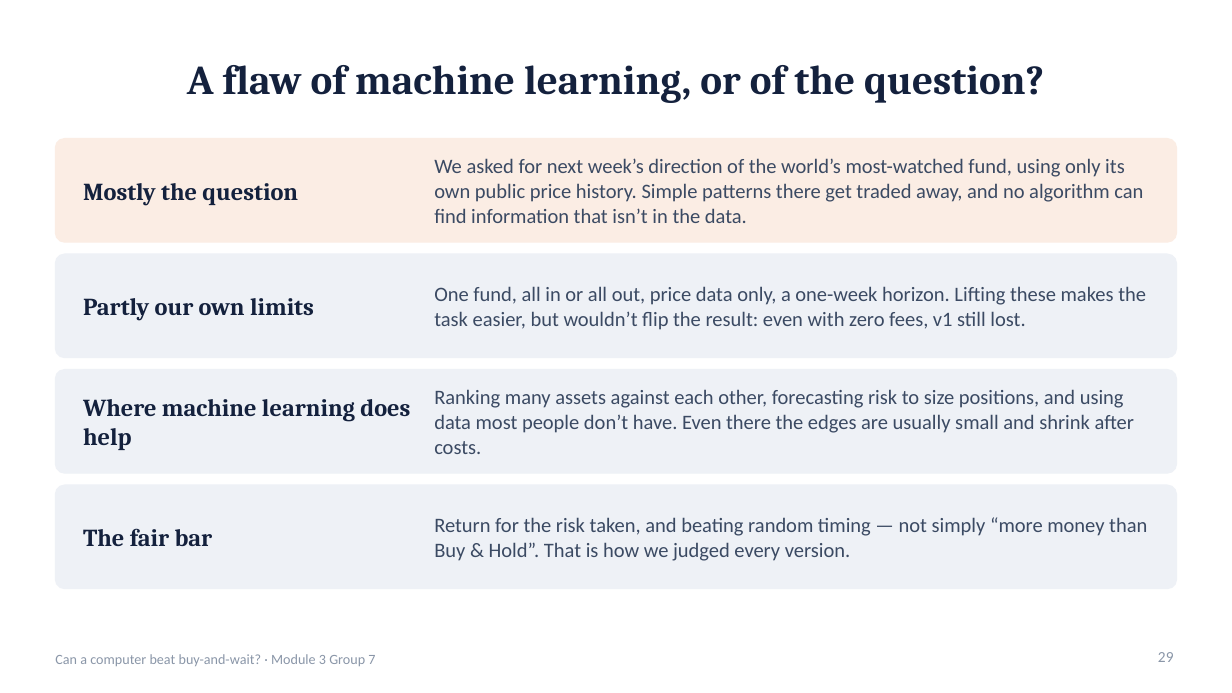
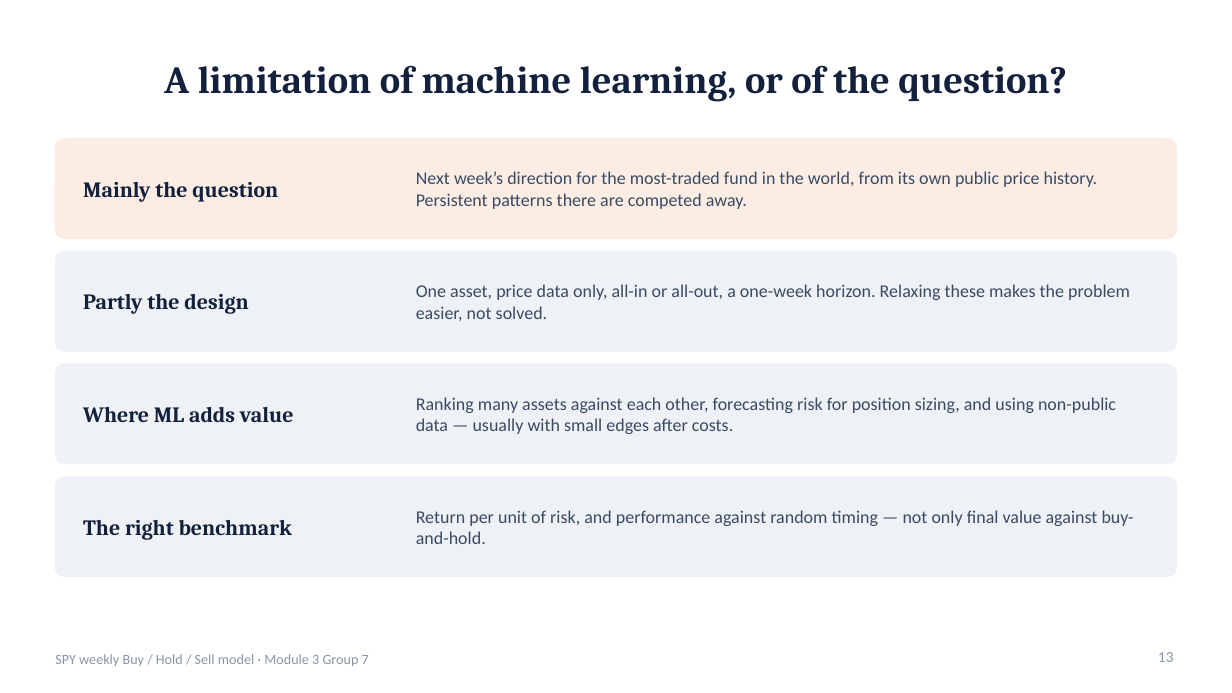
Before and after one commit to TKCH121/spy, a slide deck: slide 13 of presentation/SPY_Model_Presentation.pptx (slide 29 before the commit). Drawn at 1232x693 pixels with LibreOffice and Linux fonts; fonts in the diff are those of the drawing. Boxes give left, top, right and bottom in pixels: in the first picture for what was removed or moved away, otherwise in the second. Text is boxed around its words. In the diff, an @@ line names an element or a change of style, - is before the commit and + after.

```diff
--- a/presentation/SPY_Model_Presentation.pptx
+++ b/presentation/SPY_Model_Presentation.pptx
@@ title at <box>164,65,1067,102</box>: text changed; size 32 to 30 pt @@
-A flaw of machine learning, or of the question?
+A limitation of machine learning, or of the question?
@@ rounded rectangle: place and size @@
-rounded rectangle at <box>55,139,1177,242</box>
+rounded rectangle at <box>55,139,1177,238</box>
@@ text at <box>416,171,1098,209</box>: text changed; size 16 to 14 pt @@
-We asked for next week’s direction of the world’s most-watched fund, using only its own public price history. Simple patterns there get traded away, and no algorithm can find information that isn’t in the data.
+Next week’s direction for the most-traded fund in the world, from its own public price history. Persistent patterns there are competed away.
@@ text at <box>83,182,278,202</box>: text changed; size 19 to 17 pt @@
-Mostly the question
+Mainly the question
@@ rounded rectangle: place and size @@
-rounded rectangle at <box>55,254,1177,358</box>
+rounded rectangle at <box>55,251,1177,351</box>
@@ text at <box>83,294,248,314</box>: text changed; size 19 to 17 pt @@
-Partly our own limits
+Partly the design
@@ text at <box>416,284,1130,321</box>: text changed; size 16 to 14 pt @@
-One fund, all in or all out, price data only, a one-week horizon. Lifting these makes the task easier, but wouldn’t flip the result: even with zero fees, v1 still lost.
+One asset, price data only, all-in or all-out, a one-week horizon. Relaxing these makes the problem easier, not solved.
@@ rounded rectangle: place and size @@
-rounded rectangle at <box>55,370,1177,473</box>
+rounded rectangle at <box>55,364,1177,464</box>
@@ text at <box>83,407,294,422</box>: text changed; size 19 to 17 pt @@
-Where machine learning does help
+Where ML adds value
@@ text at <box>416,397,1116,434</box>: text changed; size 16 to 14 pt @@
-Ranking many assets against each other, forecasting risk to size positions, and using data most people don’t have. Even there the edges are usually small and shrink after costs.
+Ranking many assets against each other, forecasting risk for position sizing, and using non-public data — usually with small edges after costs.
@@ proportions changed in 4 elements at <box>55,139,1177,238</box>, <box>55,251,1177,351</box>, <box>55,364,1177,464</box>, <box>55,477,1177,577</box> @@
@@ rounded rectangle: place and size @@
-rounded rectangle at <box>55,485,1177,589</box>
+rounded rectangle at <box>55,477,1177,577</box>
@@ text at <box>83,520,292,540</box>: text changed; size 19 to 17 pt @@
-The fair bar
+The right benchmark
@@ text at <box>416,510,1134,544</box>: text changed; size 16 to 14 pt @@
-Return for the risk taken, and beating random timing — not simply “more money than Buy & Hold”. That is how we judged every version.
+Return per unit of risk, and performance against random timing — not only final value against buy-and-hold.
@@ text at <box>55,654,369,666</box>: text changed @@
-Can a computer beat buy-and-wait? · Module 3 Group 7
+SPY weekly Buy / Hold / Sell model · Module 3 Group 7
@@ page number at <box>1158,652,1174,662</box>: text changed @@
-29
+13
```
Also in this commit, not shown: 6 other slides changed, 11 slides added, 24 slides removed, 4 other files.
